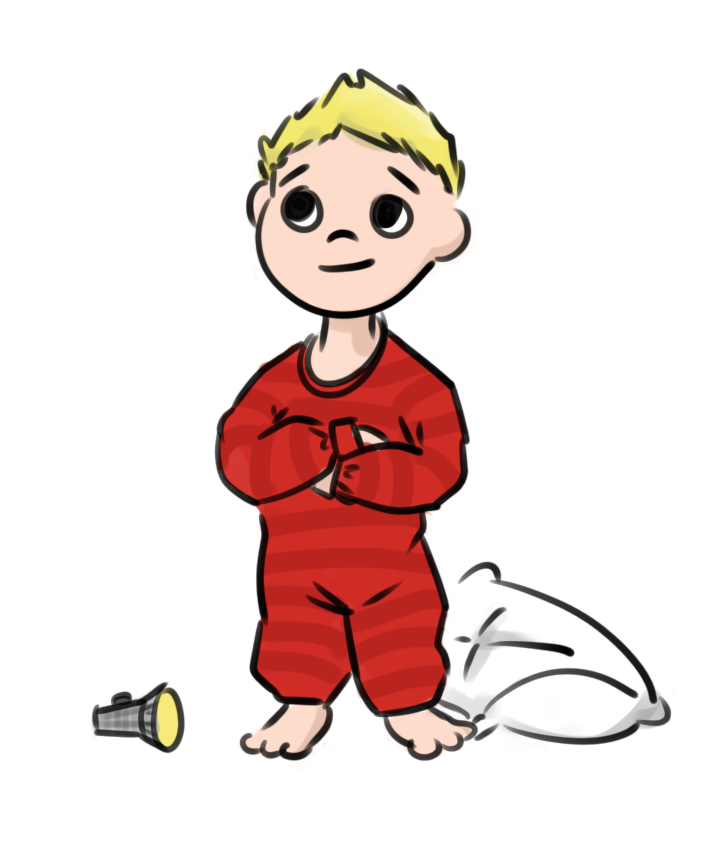
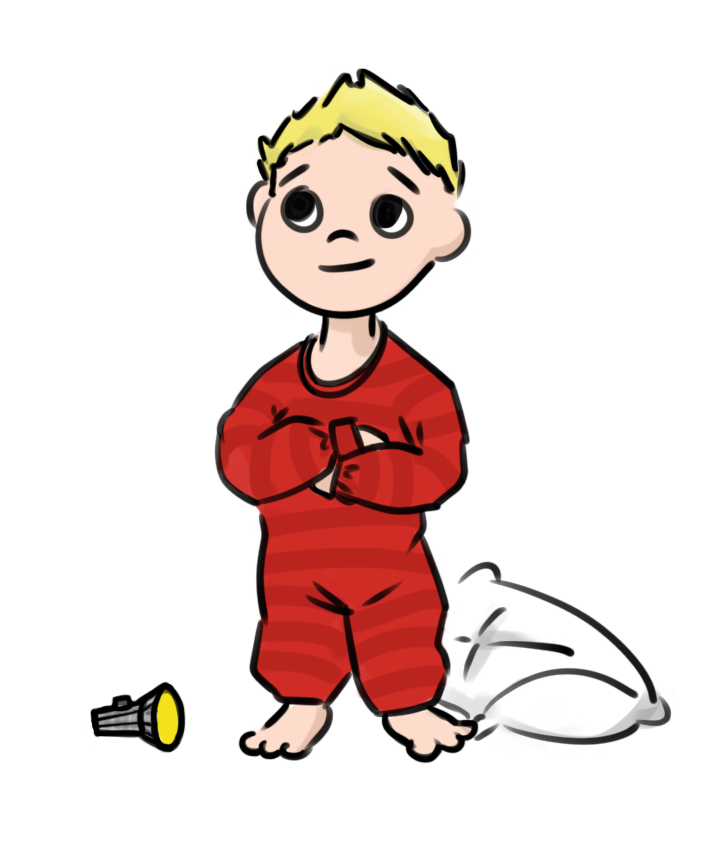
Layers edited between the first and the second (722, 849) image:
painted on "line" over [84, 68, 480, 764]
painted on "color" over [85, 68, 479, 772]
painted on "Layer 1" over [85, 70, 480, 772]
